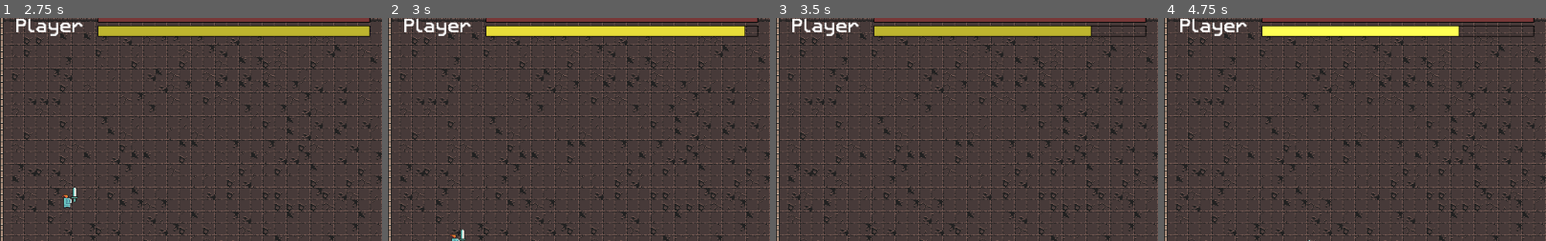
Above: before the commit, frames 1-4 (left to right).
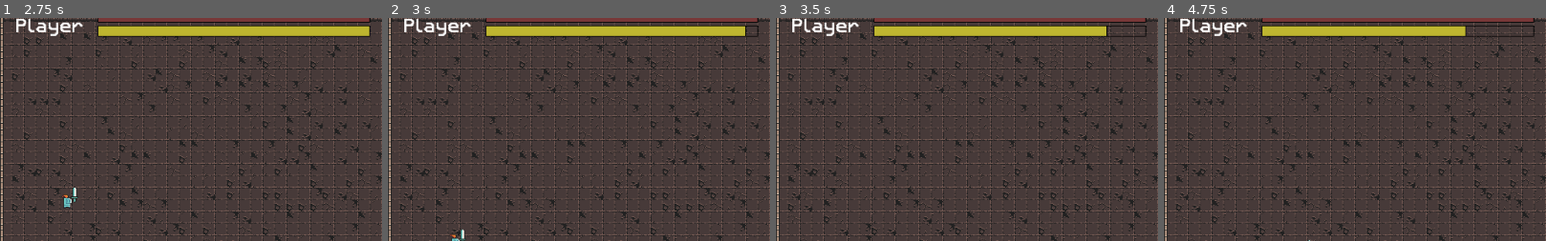
Above: after the commit, the same moments.

Repository: josephmbustamante/ludum-dare-45
Game: Godot game, scene res://Scenes/WeaponPickerScreen.tscn
The game is run twice, just before and just after one commit, with the same random seed, the same clock (stepped at 60 frames per second) and the same inputs.
Inputs (mouse positions are % of the whole screen's width and height, from its top left):
- Up to frame 1 (2.75 s): tap Enter at 0.5 s; move the mouse to (17, 71) at 0.52 s; hold Right (right) 0.53-1.25 s; click (17, 71) at 0.6 s; click "Start!" at 1.25 s; click "FIGHT!" at 2 s
- Up to frame 2 (3 s): move the mouse to (30, 55) at 2.77 s; hold Down (down) from 2.78 s (still down); right-click (30, 55) at 2.85 s
- Up to frame 3 (3.5 s): keep holding Down (down)
- Up to frame 4 (4.75 s): move the mouse to (60, 28) at 3.52 s; release Down (down) at 3.53 s; hold Right (right) 3.53-4.28 s; hold L 3.53-4.28 s; move the mouse to (45, 70) at 4.27 s; hold W (up) from 4.28 s (still down); click (45, 70) at 4.35 s
The pictures show only the part of the screen within x 0-50%, y 3-53%; the shares and areas given below are measured in that part.

Frame 1 is identical in both runs. In frame 2, 2.9% of the frame differs, in the area x 25-94%, y 3-9%; in frame 3, 0.2%; in frame 4, 2.5%.

Commit message:
WIP on stamina regen

Diff:
--- a/Scenes/Player.tscn
+++ b/Scenes/Player.tscn
@@ -67,3 +67,7 @@
 [node name="RollEffect" type="Timer" parent="."]
 wait_time = 0.2
 one_shot = true
+
+[node name="StaminaRegeneration" type="Timer" parent="."]
+wait_time = 3.0
+autostart = true
--- a/Scripts/Player.gd
+++ b/Scripts/Player.gd
@@ -13,6 +13,7 @@
 
 export (int) var attack_stamina_cost = 10
 export (int) var dash_stamina_cost = 20
+export (int) var stamina_per_second = 20
 
 var dash_multiplier = 1
 
@@ -26,6 +27,9 @@
 	$Weapon.set_weapon(PlayerVariables.weapon, strength)
 
 func _process(delta: float) -> void:
+	if stamina < PlayerVariables.stats[PlayerVariables.PLAYER_STATS.stamina]["start_value"]:
+		print(delta, stamina_per_second, delta * stamina_per_second)
+		update_stamina(delta * stamina_per_second)
 	if input_enabled:
 		var velocity = Vector2()  # The player's movement vector.
 		if Input.is_action_pressed("right"):
